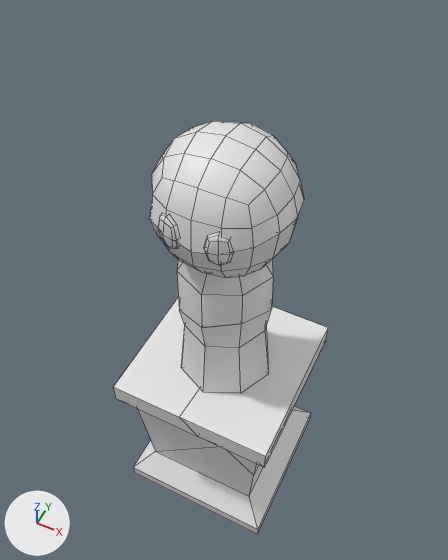
Before and after pictures for a commit that changed the FBX model ChaosandDeduction/Assets/Blake/Statue/StatueNonBroken.fbx.
Camera for both pictures: a 50 mm camera at (1.39, -2.8, 6.16) aimed at (-0.16, 0.3, 2.28). Arrows for +X, +Y and +Z are at lower left; the lights stay in place. Mesh edges are drawn as thin lines.

Objects in the first picture: 'Body_L.003', 'Body_R.003', 'Eye_L.003', 'StatueBase.003', 'StatueBasePiece.003', 'TopOfHead.003', 'Torso.003'.
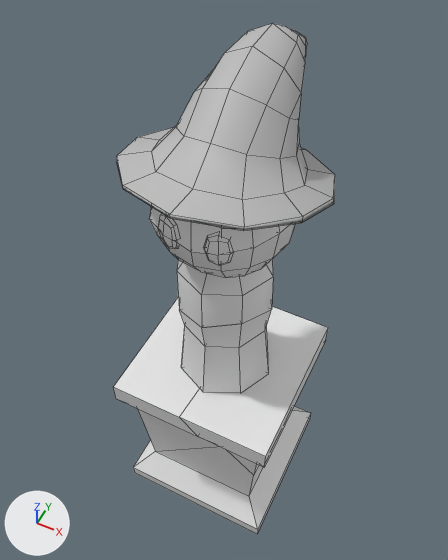
Commit message: Fixed Statue

Where the change shows, as pixel boxes (x1, y1, x2, y2) in the pictures (448 x 560 px):
'WitchHat_LowPoly.002', added: after (117, 23, 335, 231)
'TopOfHead.003', unchanged, covered by the edit: before (149, 121, 304, 253); after (149, 207, 289, 253)

Patch to the scene script:
```diff
--- a/ChaosandDeduction/Assets/Blake/Statue/StatueNonBroken.fbx.py
+++ b/ChaosandDeduction/Assets/Blake/Statue/StatueNonBroken.fbx.py
@@ mat_lambert1 @@
+mat_lambert1 = principled_material('lambert1')
+mat_lambert1.base_color = (0.5, 0.5, 0.5)  # grey #bcbcbc
+mat_lambert1.roughness = 0.553
@@ me_mesh_013 @@
+me_mesh_013.from_pydata(...)  # 115 vertices, 118 faces; spans x -0.71..0.71, y -0.68..1.2, z 3.46..4.37
+me_mesh_013.materials.append(mat_lambert1)  # grey #bcbcbc
@@ ob_witchhat_lowpoly_002 @@
+ob_witchhat_lowpoly_002 = bpy.data.objects.new('WitchHat_LowPoly.002', me_mesh_013)
+ob_witchhat_lowpoly_002.location = (0.0, 0.0, 0.0)
```
